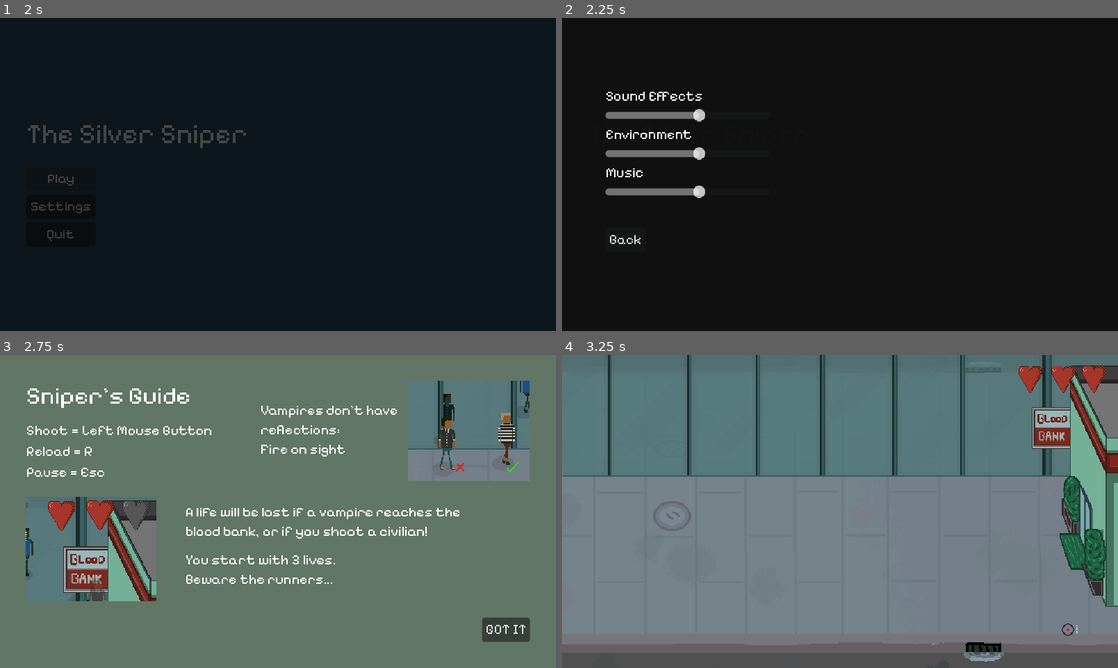
Above: before the commit, frames 1-4 (two rows, left to right).
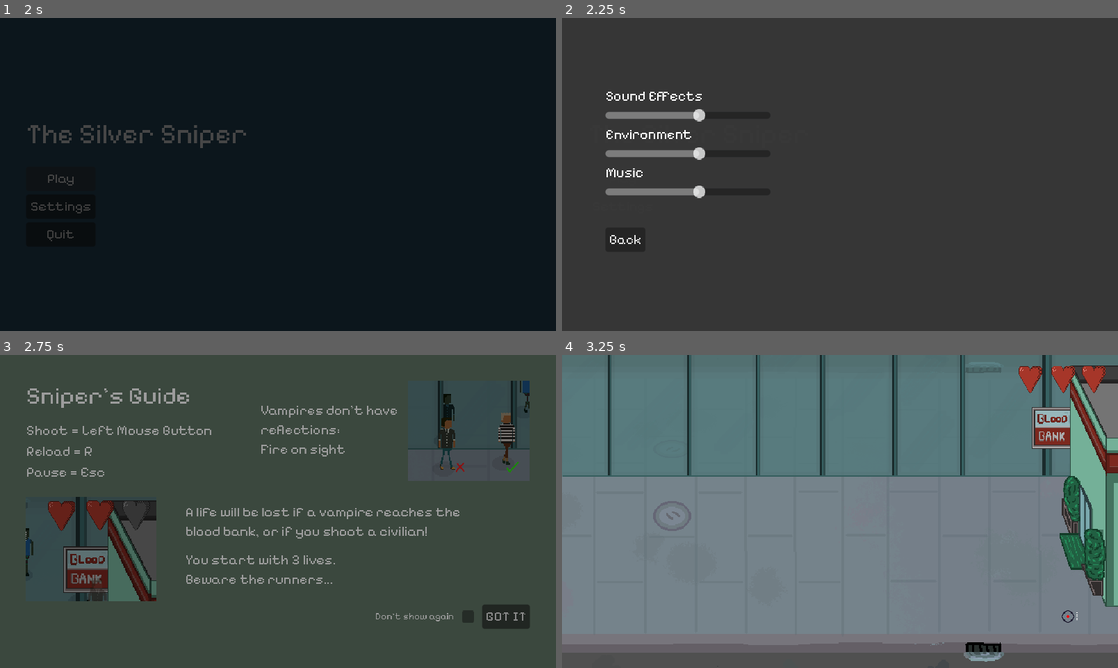
Above: after the commit, the same moments.

Repository: Niimphu/GWJ75
Game: Godot game, scene res://scenes/ui/main_menu.tscn
The game is run twice, just before and just after one commit, with the same random seed, the same clock (stepped at 60 frames per second) and the same inputs. Sound files missing from this copy of the repository are replaced by a short silence.
Inputs:
- Up to frame 1 (2 s): click "Play" at 0.5 s; click "Play" at 1.25 s
- Up to frame 2 (2.25 s): click "Settings" at 2 s
- Up to frame 3 (2.75 s): no input
- Up to frame 4 (3.25 s): click "GOT IT" at 2.75 s

Frame 1 is identical in both runs. In frame 2, 97% of the frame differs, in the area x 0-100%, y 0-100%; in frame 3, 98%; in frame 4, less than 0.1%.

Commit message:
game over screen

Diff:
--- a/default_bus_layout.tres
+++ b/default_bus_layout.tres
@@ -1,54 +1,32 @@
-[gd_resource type="AudioBusLayout" load_steps=7 format=3 uid="uid://r5wi2x8ai4bd"]
+[gd_resource type="AudioBusLayout" load_steps=3 format=3 uid="uid://r5wi2x8ai4bd"]
 
-[sub_resource type="AudioEffectLowPassFilter" id="AudioEffectLowPassFilter_pn5f4"]
+[sub_resource type="AudioEffectLowPassFilter" id="AudioEffectLowPassFilter_bs3fo"]
 resource_name = "LowPassFilter"
 
-[sub_resource type="AudioEffectPitchShift" id="AudioEffectPitchShift_dvg02"]
-resource_name = "PitchShift"
-pitch_scale = 0.5
-
-[sub_resource type="AudioEffectLowPassFilter" id="AudioEffectLowPassFilter_1gghr"]
-resource_name = "LowPassFilter"
-
-[sub_resource type="AudioEffectPitchShift" id="AudioEffectPitchShift_8v5fp"]
-resource_name = "PitchShift"
-pitch_scale = 0.5
-
-[sub_resource type="AudioEffectLowPassFilter" id="AudioEffectLowPassFilter_py3jw"]
-resource_name = "LowPassFilter"
-
-[sub_resource type="AudioEffectPitchShift" id="AudioEffectPitchShift_oay1y"]
+[sub_resource type="AudioEffectPitchShift" id="AudioEffectPitchShift_7fr8p"]
 resource_name = "PitchShift"
 pitch_scale = 0.5
 
 [resource]
+bus/0/effect/0/effect = SubResource("AudioEffectLowPassFilter_bs3fo")
+bus/0/effect/0/enabled = false
+bus/0/effect/1/effect = SubResource("AudioEffectPitchShift_7fr8p")
+bus/0/effect/1/enabled = false
 bus/1/name = &"SFX"
 bus/1/solo = false
 bus/1/mute = false
 bus/1/bypass_fx = false
 bus/1/volume_db = -5.04538
 bus/1/send = &"Master"
-bus/1/effect/0/effect = SubResource("AudioEffectLowPassFilter_pn5f4")
-bus/1/effect/0/enabled = false
-bus/1/effect/1/effect = SubResource("AudioEffectPitchShift_dvg02")
-bus/1/effect/1/enabled = false
 bus/2/name = &"Environment"
 bus/2/solo = false
 bus/2/mute = false
 bus/2/bypass_fx = false
 bus/2/volume_db = -5.04224
 bus/2/send = &"Master"
-bus/2/effect/0/effect = SubResource("AudioEffectLowPassFilter_1gghr")
-bus/2/effect/0/enabled = false
-bus/2/effect/1/effect = SubResource("AudioEffectPitchShift_8v5fp")
-bus/2/effect/1/enabled = false
 bus/3/name = &"Music"
 bus/3/solo = false
 bus/3/mute = false
 bus/3/bypass_fx = false
 bus/3/volume_db = -5.04224
 bus/3/send = &"Master"
-bus/3/effect/0/effect = SubResource("AudioEffectLowPassFilter_py3jw")
-bus/3/effect/0/enabled = false
-bus/3/effect/1/effect = SubResource("AudioEffectPitchShift_oay1y")
-bus/3/effect/1/enabled = false
--- a/globals/god.gd
+++ b/globals/god.gd
@@ -4,3 +4,15 @@
 signal pause
 @warning_ignore("unused_signal")
 signal resume
+
+var skip_tutorial: bool = false
+
+
+func reset_sound() -> void:
+	AudioServer.set_bus_effect_enabled(0, 0, false)
+	AudioServer.set_bus_effect_enabled(0, 1, false)
+
+
+func muffle_sound() -> void:
+	AudioServer.set_bus_effect_enabled(0, 0, true)
+	AudioServer.set_bus_effect_enabled(0, 1, true)
--- a/scenes/levels/game.gd
+++ b/scenes/levels/game.gd
@@ -22,6 +22,7 @@
 @onready var screen_centre := Camera.get_screen_center_position()
 #@onready var Bar := $UI/MarginContainer/HBoxContainer/VBoxContainer/ProgressBar
 @onready var Hearts := $Health
+@onready var Music: AudioStreamPlayer = $Music
 
 var time := 0.0
 var vampire_rate := 3
@@ -30,27 +31,37 @@
 var characters_under_mouse: Array
 var health := 3
 
-var civilians_killed := 0
 var vampires_killed := 0
 var runners_killed := 0
+var civilians_killed := 0
 
 var game_over := false
 var paused := true
 var resuming := false
 
+signal gg(vamps: int, runners: int, civs, int)
+
 func _ready():
 	God.pause.connect(pause)
 	God.resume.connect(resume)
+	fade_in_music()
 	await God.resume
 	Input.mouse_mode = Input.MOUSE_MODE_HIDDEN
 
 	Spawner.mirror_bottom = $Window.bottom_edge
 	vampire_rate += RNG.randi_in_range(0, 2)
-	get_tree().create_timer(60).timeout.connect(spawn_runners)
+	get_tree().create_timer(30).timeout.connect(spawn_runners)
 
 	Difficulty.wait_time = difficulty_timer
 	Difficulty.start()
 	Difficulty.timeout.connect(bump_difficulty)
+
+
+func fade_in_music() -> void:
+	var current_volume := Music.volume_db
+	Music.volume_db = -80
+	var tween := get_tree().create_tween()
+	tween.tween_property(Music, "volume_db", current_volume, 0.5)
 
 
 func _physics_process(delta):
@@ -150,18 +161,10 @@
 
 func end_game() -> void:
 	game_over = true
+	gg.emit(vampires_killed, runners_killed, civilians_killed)
 	Input.mouse_mode = Input.MOUSE_MODE_VISIBLE
 	Animator.play("fade")
-	muffle_sound()
-
-
-func muffle_sound() -> void:
-	AudioServer.set_bus_effect_enabled(1, 0, true)
-	AudioServer.set_bus_effect_enabled(1, 1, true)
-	AudioServer.set_bus_effect_enabled(2, 0, true)
-	AudioServer.set_bus_effect_enabled(2, 1, true)
-	AudioServer.set_bus_effect_enabled(3, 0, true)
-	AudioServer.set_bus_effect_enabled(3, 1, true)
+	God.muffle_sound()
 
 
 func mouse_over_character(character: CharacterBody2D):
--- a/scenes/levels/level.gd
+++ b/scenes/levels/level.gd
@@ -3,18 +3,32 @@
 @onready var Volume := $Volume
 @onready var Animator := $AnimationPlayer
 @onready var Tutorial := $Tutorial
+@onready var Game := $Game
+@onready var GG := $GG
 
 var paused = true
+var to_menu := true
 
 func _ready():
+	Animator.play("fade_in")
 	Volume.visible = false
-	Tutorial.visible = true
+	if God.skip_tutorial:
+		Tutorial.visible = false
+		_on_start_button_down()
+	else:
+		Tutorial.visible = true
+	GG.visible = false
+	God.reset_sound()
+
+	Game.gg.connect(game_over)
 
 
 func _process(_delta):
 	if get_node_or_null("Tutorial"):
 		return
 	if Input.is_action_just_pressed("pause"):
+		if GG.visible:
+			return
 		if not paused:
 			paused = true
 			God.pause.emit()
@@ -25,12 +39,23 @@
 			resume()
 
 
+func game_over(vamps, runners, civs) -> void:
+	GG.visible = true
+	GG.set_stats(vamps, runners, civs)
+	GG.game_over()
+
+
 func _on_main_menu_button_down():
 	Animator.play("fade_out")
 
 
-func _on_animation_player_animation_finished(_anim_name):
-	get_tree().change_scene_to_file("res://scenes/ui/main_menu.tscn")
+func _on_animation_player_animation_finished(anim_name):
+	if anim_name == "fade_in":
+		return
+	if to_menu:
+		get_tree().change_scene_to_file("res://scenes/ui/main_menu.tscn")
+	else:
+		get_tree().reload_current_scene()
 
 
 func _on_start_button_down():
@@ -46,3 +71,12 @@
 
 func _on_back_button_down():
 	resume()
+
+
+func _on_restart_button_down():
+	to_menu = false
+	Animator.play("fade_out")
+
+
+func _on_menu_button_down():
+	Animator.play("fade_out")
--- a/scenes/levels/level.tscn
+++ b/scenes/levels/level.tscn
@@ -30,6 +30,7 @@
 [ext_resource type="PackedScene" uid="uid://di0r42j8yn1ef" path="res://scenes/ui/volume.tscn" id="26_m8bs0"]
 [ext_resource type="Texture2D" uid="uid://dq4w232ykprmv" path="res://assets/images/Screenshot.png" id="28_07p7x"]
 [ext_resource type="Texture2D" uid="uid://c3v1wo1u7rp3w" path="res://assets/images/Screenshot2.png" id="28_oa34o"]
+[ext_resource type="Script" path="res://scenes/ui/gg.gd" id="28_ptk4u"]
 
 [sub_resource type="Animation" id="Animation_ae7k8"]
 length = 0.001
@@ -141,6 +142,15 @@
 "recoil": SubResource("Animation_hqxa3")
 }
 
+[sub_resource type="Gradient" id="Gradient_jnxjj"]
+colors = PackedColorArray(1, 0.47, 0.478833, 1, 0.25, 0.0333333, 0, 1)
+
+[sub_resource type="GradientTexture2D" id="GradientTexture2D_xabg8"]
+gradient = SubResource("Gradient_jnxjj")
+fill = 1
+fill_from = Vector2(1, 0.192661)
+fill_to = Vector2(0, 0.912844)
+
 [sub_resource type="Animation" id="Animation_vbost"]
 length = 0.001
 tracks/0/type = "value"
@@ -172,9 +182,27 @@
 "values": [Color(0, 0, 0, 0), Color(0, 0, 0, 1)]
 }
 
+[sub_resource type="Animation" id="Animation_gd658"]
+resource_name = "fade_in"
+length = 2.0
+step = 0.1
+tracks/0/type = "value"
+tracks/0/imported = false
+tracks/0/enabled = true
+tracks/0/path = NodePath("Fade:color")
+tracks/0/interp = 1
+tracks/0/loop_wrap = true
+tracks/0/keys = {
+"times": PackedFloat32Array(0, 0.3),
+"transitions": PackedFloat32Array(1, 1),
+"update": 0,
+"values": [Color(0, 0, 0, 1), Color(0, 0, 0, 0)]
+}
+
 [sub_resource type="AnimationLibrary" id="AnimationLibrary_i40jn"]
 _data = {
 "RESET": SubResource("Animation_vbost"),
+"fade_in": SubResource("Animation_gd658"),
 "fade_out": SubResource("Animation_7xav2")
 }
 
@@ -396,6 +424,90 @@
 position_smoothing_enabled = true
 position_smoothing_speed = 10.0
 
+[node name="GG" type="Control" parent="."]
+layout_mode = 1
+anchors_preset = 15
+anchor_right = 1.0
+anchor_bottom = 1.0
+grow_horizontal = 2
+grow_vertical = 2
+mouse_filter = 1
+script = ExtResource("28_ptk4u")
+
+[node name="MarginContainer" type="MarginContainer" parent="GG"]
+layout_mode = 1
+anchors_preset = 15
+anchor_right = 1.0
+anchor_bottom = 1.0
+grow_horizontal = 2
+grow_vertical = 2
+theme_override_constants/margin_left = 40
+theme_override_constants/margin_top = 40
+theme_override_constants/margin_right = 40
+theme_override_constants/margin_bottom = 40
+
+[node name="ColorRect" type="ColorRect" parent="GG/MarginContainer"]
+layout_mode = 2
+color = Color(0.252302, 0.28225, 0.370352, 1)
+
+[node name="TextureRect" type="TextureRect" parent="GG/MarginContainer"]
+layout_mode = 2
+texture = SubResource("GradientTexture2D_xabg8")
+
+[node name="MarginContainer" type="MarginContainer" parent="GG/MarginContainer"]
+layout_mode = 2
+theme_override_constants/margin_left = 20
+theme_override_constants/margin_top = 40
+theme_override_constants/margin_right = 20
+theme_override_constants/margin_bottom = 20
+
+[node name="VBoxContainer" type="VBoxContainer" parent="GG/MarginContainer/MarginContainer"]
+layout_mode = 2
+size_flags_horizontal = 4
+
+[node name="GG" type="Label" parent="GG/MarginContainer/MarginContainer/VBoxContainer"]
+layout_mode = 2
+size_flags_horizontal = 4
+theme_override_font_sizes/font_size = 24
+text = "Game Over"
+
+[node name="HSeparator2" type="HSeparator" parent="GG/MarginContainer/MarginContainer/VBoxContainer"]
+layout_mode = 2
+theme_override_constants/separation = 5
+
+[node name="DeadVamps" type="Label" parent="GG/MarginContainer/MarginContainer/VBoxContainer"]
+layout_mode = 2
+size_flags_horizontal = 4
+text = "Vampires slain: 0"
+
+[node name="Runners" type="Label" parent="GG/MarginContainer/MarginContainer/VBoxContainer"]
+layout_mode = 2
+size_flags_horizontal = 4
+text = "Runners slain: 0"
+
+[node name="Civs" type="Label" parent="GG/MarginContainer/MarginContainer/VBoxContainer"]
+layout_mode = 2
+size_flags_horizontal = 4
+text = "Civilians slain: 0"
+
+[node name="HSeparator" type="HSeparator" parent="GG/MarginContainer/MarginContainer/VBoxContainer"]
+layout_mode = 2
+theme_override_constants/separation = 20
+
+[node name="Buttons" type="HBoxContainer" parent="GG/MarginContainer/MarginContainer/VBoxContainer"]
+layout_mode = 2
+size_flags_horizontal = 4
+
+[node name="Restart" type="Button" parent="GG/MarginContainer/MarginContainer/VBoxContainer/Buttons"]
+layout_mode = 2
+size_flags_horizontal = 0
+text = "Restart"
+
+[node name="Menu" type="Button" parent="GG/MarginContainer/MarginContainer/VBoxContainer/Buttons"]
+layout_mode = 2
+size_flags_horizontal = 8
+text = "Main Menu"
+
 [node name="Tutorial" type="Control" parent="."]
 layout_mode = 1
 anchors_preset = 15
@@ -516,7 +628,19 @@
 text = "You start with 3 lives.
 Beware the runners..."
 
-[node name="Start" type="Button" parent="Tutorial/MarginContainer/VBoxContainer"]
+[node name="HBoxContainer2" type="HBoxContainer" parent="Tutorial/MarginContainer/VBoxContainer"]
+layout_mode = 2
+size_flags_horizontal = 8
+
+[node name="Label" type="Label" parent="Tutorial/MarginContainer/VBoxContainer/HBoxContainer2"]
+layout_mode = 2
+theme_override_font_sizes/font_size = 11
+text = "Don't show again"
+
+[node name="CheckBox" type="CheckBox" parent="Tutorial/MarginContainer/VBoxContainer/HBoxContainer2"]
+layout_mode = 2
+
+[node name="Start" type="Button" parent="Tutorial/MarginContainer/VBoxContainer/HBoxContainer2"]
 layout_mode = 2
 size_flags_horizontal = 8
 size_flags_vertical = 10
@@ -547,7 +671,10 @@
 [connection signal="finished" from="Game/Gun/Shoot" to="Game/Gun" method="_on_shoot_finished"]
 [connection signal="timeout" from="Game/Gun/CockingTimer" to="Game/Gun" method="_on_cocking_timer_timeout"]
 [connection signal="timeout" from="Game/Gun/ReloadTimer" to="Game/Gun" method="_on_reload_timer_timeout"]
-[connection signal="button_down" from="Tutorial/MarginContainer/VBoxContainer/Start" to="." method="_on_start_button_down"]
+[connection signal="button_down" from="GG/MarginContainer/MarginContainer/VBoxContainer/Buttons/Restart" to="." method="_on_restart_button_down"]
+[connection signal="button_down" from="GG/MarginContainer/MarginContainer/VBoxContainer/Buttons/Menu" to="." method="_on_menu_button_down"]
+[connection signal="toggled" from="Tutorial/MarginContainer/VBoxContainer/HBoxContainer2/CheckBox" to="GG" method="_on_check_box_toggled"]
+[connection signal="button_down" from="Tutorial/MarginContainer/VBoxContainer/HBoxContainer2/Start" to="." method="_on_start_button_down"]
 [connection signal="button_down" from="Volume/MarginContainer/VBoxContainer/HBoxContainer/Back" to="." method="_on_back_button_down"]
 [connection signal="button_down" from="Volume/MarginContainer/VBoxContainer/HBoxContainer/Main Menu" to="." method="_on_main_menu_button_down"]
 [connection signal="animation_finished" from="AnimationPlayer" to="." method="_on_animation_player_animation_finished"]
--- /dev/null
+++ b/scenes/ui/gg.gd
@@ -0,0 +1,28 @@
+extends Control
+
+@onready var nodes := [ $MarginContainer/MarginContainer/VBoxContainer/DeadVamps,
+						$MarginContainer/MarginContainer/VBoxContainer/Runners,
+						$MarginContainer/MarginContainer/VBoxContainer/Civs,
+						$MarginContainer/MarginContainer/VBoxContainer/Buttons ]
+
+
+func _ready():
+	modulate.a = 0
+
+
+func set_stats(vamp: int, runner: int, civ: int) -> void:
+	nodes[0].text = "Vampires slain: " + str(vamp)
+	nodes[1].text = "Runners slain: " + str(runner)
+	nodes[2].text = "Civilians slain: " + str(civ)
+
+
+func game_over() -> void:
+	var tween := get_tree().create_tween()
+	await tween.tween_property(self, "modulate", Color.WHITE, 2).finished
+	for node in nodes:
+		await get_tree().create_timer(0.5).timeout
+		node.visible = true
+
+
+func _on_check_box_toggled(toggled_on):
+	God.skip_tutorial = toggled_on
--- a/scenes/ui/main_menu.gd
+++ b/scenes/ui/main_menu.gd
@@ -4,6 +4,7 @@
 
 
 func _ready():
+	God.reset_sound()
 	settings.visible = false
 
 
--- a/scenes/ui/volume.tscn
+++ b/scenes/ui/volume.tscn
@@ -18,7 +18,7 @@
 anchor_bottom = 1.0
 grow_horizontal = 2
 grow_vertical = 2
-color = Color(0.0646965, 0.0646965, 0.0646965, 0.941176)
+color = Color(0.223103, 0.223103, 0.223103, 0.941176)
 
 [node name="MarginContainer" type="MarginContainer" parent="."]
 layout_mode = 1
Not shown: 1 places in scenes/levels/level.tscn that only renumber resources
